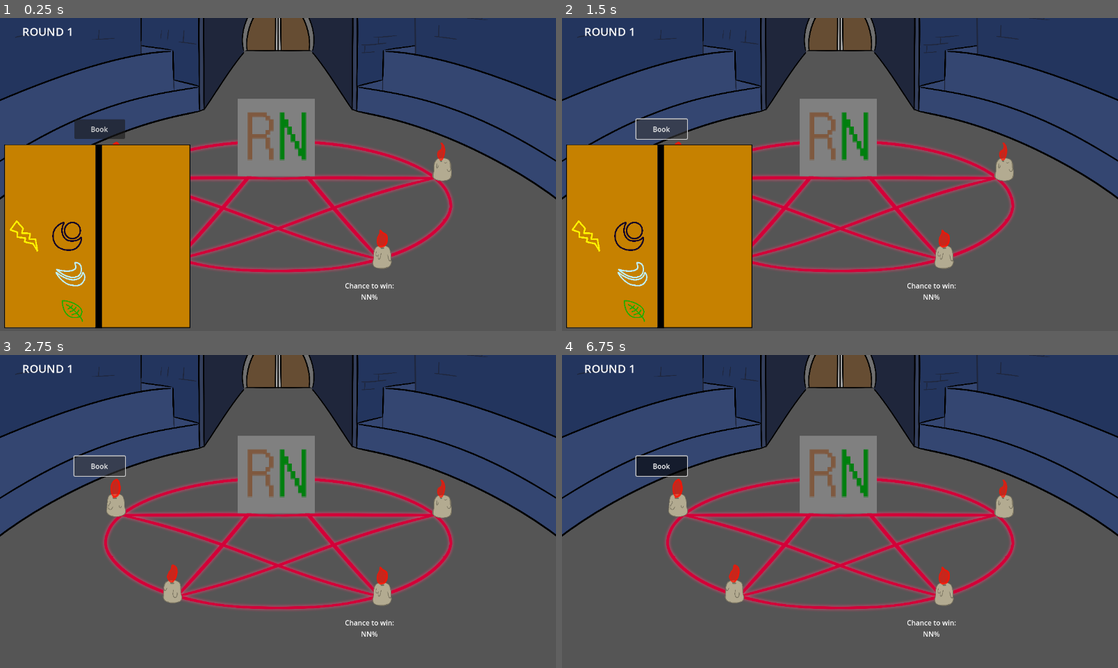
Above: before the commit, frames 1-4 (two rows, left to right).
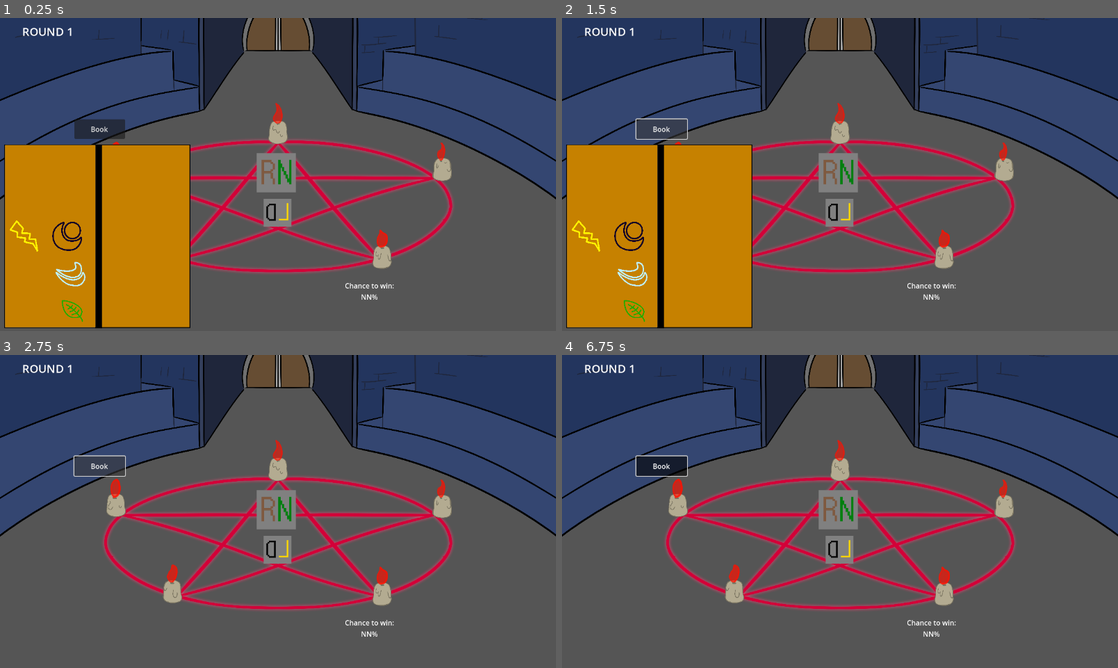
Above: after the commit, the same moments.

Repository: DigiDuncan/DPNJam1
Game: Godot game, scene res://main.tscn
Same seed, same stepped clock (60 frames per second), same inputs: the game is played once before the commit and once after it.
Inputs (mouse positions are in pixels of both pictures, inside the frame that each line leads up to):
- Up to frame 1 (0.25 s): no input
- Up to frame 2 (1.5 s): click "Book" at 0.5 s; click "Book" at 1.25 s
- Up to frame 3 (2.75 s): click "Book" at 2 s
- Up to frame 4 (6.75 s): tap Enter at 2.75, 4.25, 5.75 s; move the mouse to (962, 495) at 2.77 s; click (962, 495) at 2.92 s; tap Space at 3.5, 5, 6.5 s; move the mouse to (728, 527) at 3.52 s; click (728, 527) at 3.67 s; move the mouse to (895, 442) at 4.27 s; click (895, 442) at 4.42 s; move the mouse to (812, 574) at 5.02 s; click (812, 574) at 5.17 s; move the mouse to (1006, 558) at 5.77 s; click (1006, 558) at 5.92 s; move the mouse to (673, 464) at 6.52 s; click (673, 464) at 6.67 s

The runs differ from the first frame. In frame 1, 3.9% of the frame differs, in the area x 42-57%, y 25-67%; in frame 2, 3.9%; in frame 3, 3.9%; in frame 4, 3.9%.

Commit message:
More animations

Diff:
--- a/main.tscn
+++ b/main.tscn
@@ -43,7 +43,7 @@
 
 [sub_resource type="Animation" id="Animation_r7o1m"]
 resource_name = "AllyCharge"
-length = 3.0
+length = 5.0
 tracks/0/type = "value"
 tracks/0/imported = false
 tracks/0/enabled = true
@@ -51,7 +51,7 @@
 tracks/0/interp = 1
 tracks/0/loop_wrap = true
 tracks/0/keys = {
-"times": PackedFloat32Array(0.02, 0.48, 1.5, 2.98),
+"times": PackedFloat32Array(2, 2.5, 3.5, 5),
 "transitions": PackedFloat32Array(0.420448, 0.0412346, 0.183011, 3.86375),
 "update": 0,
 "values": [Vector2(639, 648), Vector2(639, 748), Vector2(639, 748), Vector2(639, 448)]
@@ -63,10 +63,10 @@
 tracks/1/interp = 1
 tracks/1/loop_wrap = true
 tracks/1/keys = {
-"times": PackedFloat32Array(0, 1.5, 2.46),
-"transitions": PackedFloat32Array(1, 1, 10.5561),
+"times": PackedFloat32Array(0, 0.0001, 2, 3.5, 4.4),
+"transitions": PackedFloat32Array(0.203063, 0.203063, 6.9644, 1, 10.5561),
 "update": 0,
-"values": [Vector2(-5, 5), Vector2(-5, 5), Vector2(-1, 1)]
+"values": [Vector2(-0.5, 0.5), Vector2(-0.5, 0.5), Vector2(-5, 5), Vector2(-5, 5), Vector2(-1, 1)]
 }
 
 [sub_resource type="Animation" id="Animation_en8te"]
@@ -98,10 +98,56 @@
 "values": [Vector2(-0.421987, 0.441674), Vector2(-5, 5)]
 }
 
+[sub_resource type="Animation" id="Animation_dcngd"]
+resource_name = "Enemy Grow"
+length = 2.0
+tracks/0/type = "value"
+tracks/0/imported = false
+tracks/0/enabled = true
+tracks/0/path = NodePath("Monsters/EnemyMonster:scale")
+tracks/0/interp = 1
+tracks/0/loop_wrap = true
+tracks/0/keys = {
+"times": PackedFloat32Array(0, 2),
+"transitions": PackedFloat32Array(0.148651, 5.27803),
+"update": 0,
+"values": [Vector2(0.3, 0.3), Vector2(3, 3)]
+}
+
+[sub_resource type="Animation" id="Animation_s7jxp"]
+resource_name = "EnemyCharge"
+length = 3.0
+tracks/0/type = "value"
+tracks/0/imported = false
+tracks/0/enabled = true
+tracks/0/path = NodePath("Monsters/EnemyMonster:position")
+tracks/0/interp = 1
+tracks/0/loop_wrap = true
+tracks/0/keys = {
+"times": PackedFloat32Array(0, 0.5, 1.5, 3),
+"transitions": PackedFloat32Array(0.0743255, 0.258817, 0.210224, 1),
+"update": 0,
+"values": [Vector2(636, 275), Vector2(636, 175), Vector2(636, 175), Vector2(636, 375)]
+}
+tracks/1/type = "value"
+tracks/1/imported = false
+tracks/1/enabled = true
+tracks/1/path = NodePath("Monsters/EnemyMonster:scale")
+tracks/1/interp = 1
+tracks/1/loop_wrap = true
+tracks/1/keys = {
+"times": PackedFloat32Array(0, 1.5, 2.5),
+"transitions": PackedFloat32Array(0.870551, 1, 12.5533),
+"update": 0,
+"values": [Vector2(3, 3), Vector2(3, 3), Vector2(0.3, 0.3)]
+}
+
 [sub_resource type="AnimationLibrary" id="AnimationLibrary_x18r6"]
 _data = {
 "AllyCharge": SubResource("Animation_r7o1m"),
-"AllyGrow": SubResource("Animation_en8te")
+"AllyGrow": SubResource("Animation_en8te"),
+"Enemy Grow": SubResource("Animation_dcngd"),
+"EnemyCharge": SubResource("Animation_s7jxp")
 }
 
 [node name="Everything" type="Node2D"]
@@ -446,29 +492,28 @@
 
 [node name="EnemyMonster" type="Sprite2D" parent="Monsters"]
 texture_filter = 1
-position = Vector2(636, 275)
-scale = Vector2(2.76815, 2.76815)
+position = Vector2(636, 356.176)
+scale = Vector2(1.41432, 1.41432)
 texture = ExtResource("13_ot1gd")
 hframes = 10
 vframes = 10
-frame = 91
+frame = 62
 script = ExtResource("14_x2cdo")
-primary_type = 9
-secondary_type = 1
+primary_type = 6
+secondary_type = 2
 
 [node name="AllyMonster" type="Sprite2D" parent="Monsters"]
-visible = false
 texture_filter = 1
 material = SubResource("ShaderMaterial_y4ps2")
-position = Vector2(639, 648)
-scale = Vector2(-5, 5)
+position = Vector2(639, 448)
+scale = Vector2(-1, 1)
 texture = ExtResource("13_ot1gd")
 hframes = 10
 vframes = 10
-frame = 47
+frame = 24
 script = ExtResource("14_x2cdo")
-primary_type = 4
-secondary_type = 7
+primary_type = 2
+secondary_type = 4
 
 [node name="AnimationPlayer" type="AnimationPlayer" parent="."]
 libraries = {
Not shown: 1 places in main.tscn that only renumber resources
